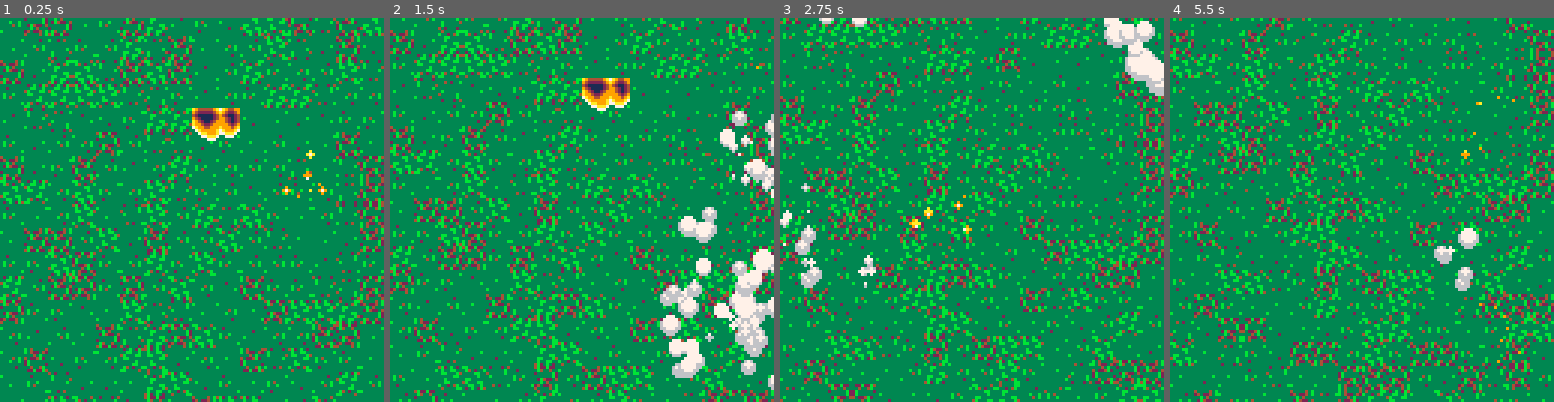
Above: before the commit, frames 1-4 (left to right).
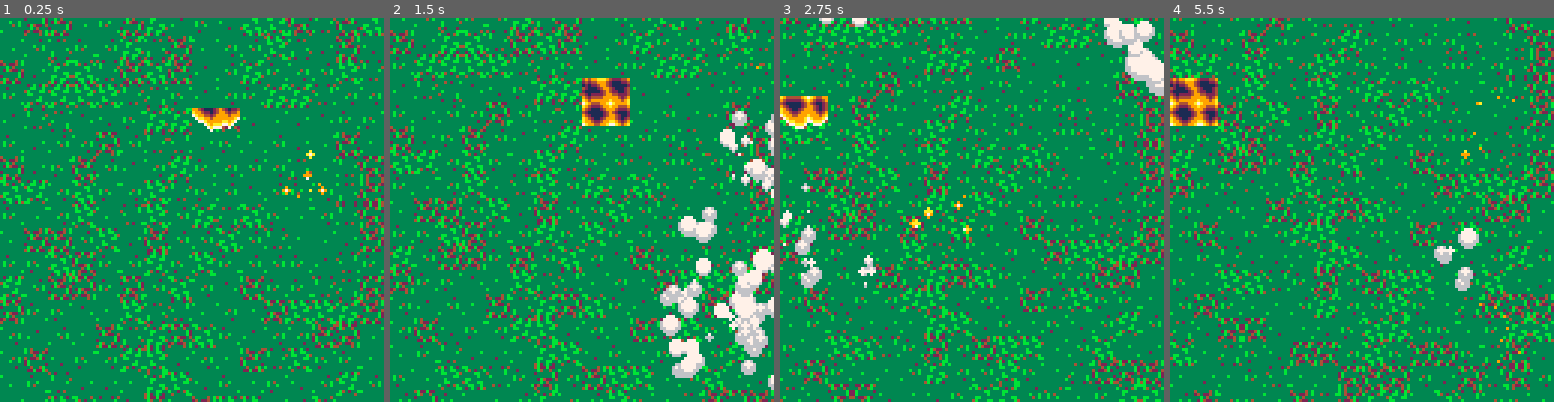
Above: after the commit, the same moments.

Repository: FreeCodeCampGuam/LavaFlow
Game: PICO-8 cartridge lavaflow.p8
The game is run twice, just before and just after one commit, with the same random seed, the same clock (stepped at 60 frames per second) and the same inputs.
Inputs:
- Up to frame 1 (0.25 s): no input
- Up to frame 2 (1.5 s): tap O (Z key) at 0.33, 0.7, 1.43 s; tap X (X key) at 1.07 s
- Up to frame 3 (2.75 s): hold Left 1.97-2.37 s; tap X (X key) at 2.07, 2.4, 2.73 s; tap O (Z key) at 2.22 s; hold Down from 2.42 s (still down)
- Up to frame 4 (5.5 s): release Down at 2.82 s; hold Right 2.87-3.53 s; tap X (X key) every 0.33 s from 3.07 to 5.4 s; tap O (Z key) at 3.1, 3.98, 4.87 s; hold Up 3.58-4.08 s; hold Right 4.13-4.53 s; hold Down 4.58-5.08 s; hold Left from 5.13 s (still down)

The runs differ from the first frame. In frame 1, 0.8% of the frame differs, in the area x 50-63%, y 23-33%; in frame 2, 1.3%; in frame 3, 0.9%; in frame 4, 1.5%, in the area x 0-13%, y 15-29%.

Commit message:
Created animation

Diff:
--- a/lavaflow.p8
+++ b/lavaflow.p8
@@ -346,6 +346,7 @@
   flow.y = flr(tileh*2)
   flow.sw = 2
   flow.sh = 2
+  flow.mode = 4
  add(lava,flow)
 end
 
@@ -354,8 +355,18 @@
 end
 
 function update_lava(flo)
- if (btn(0)) then flo.x -= tilew end
- if (btn(1)) then flo.x += tileh end
+ trans = {4,6,8,10}
+ flo.mode = trans[flr((t%maprate)*#trans/maprate)+1] --divided by total transformations + starting sprite number
+ if (btn(0)) then
+  if (flo.x > 0) then
+   flo.x -= tilew
+  end
+ end
+ if (btn(1)) then
+  if (flo.x < gridw - tilew) then
+   flo.x += tileh
+  end
+ end
 end
 
 function draw_lavas()
@@ -363,7 +374,7 @@
 end
 
 function draw_lava(flo)
- spr(6,flo.x,flo.y,flo.sw,flo.sh)
+ spr(flo.mode,flo.x,flo.y,flo.sw,flo.sh)
 end
 
 function createrow()               --creates particular row, each tiles has own color
